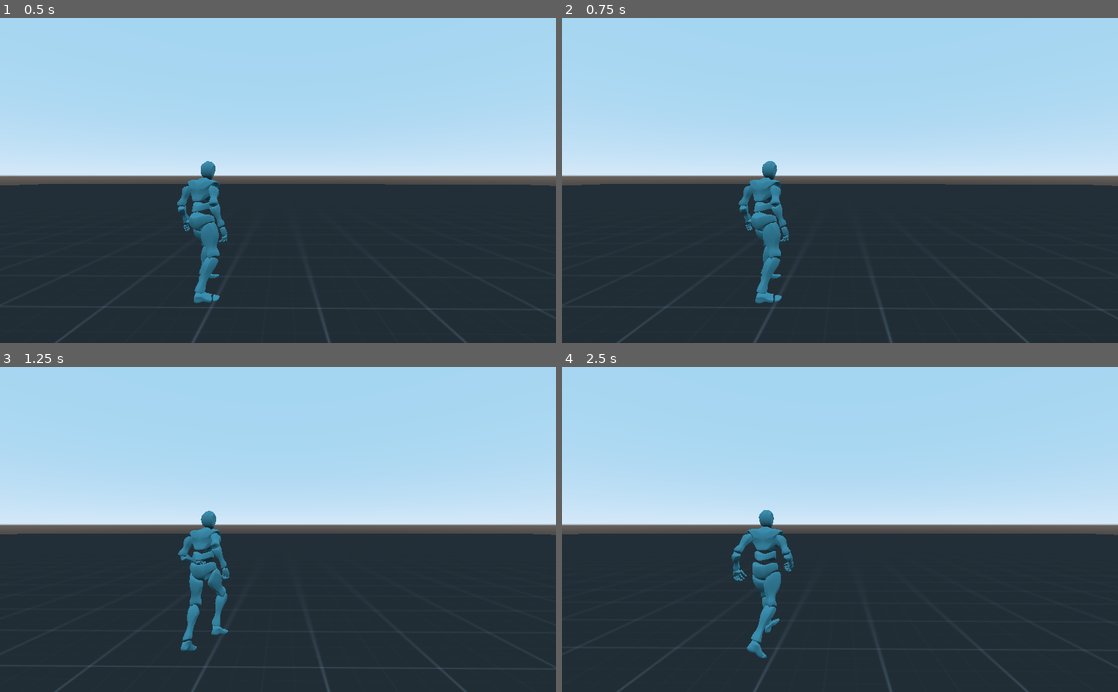
Above: before the commit, frames 1-4 (two rows, left to right).
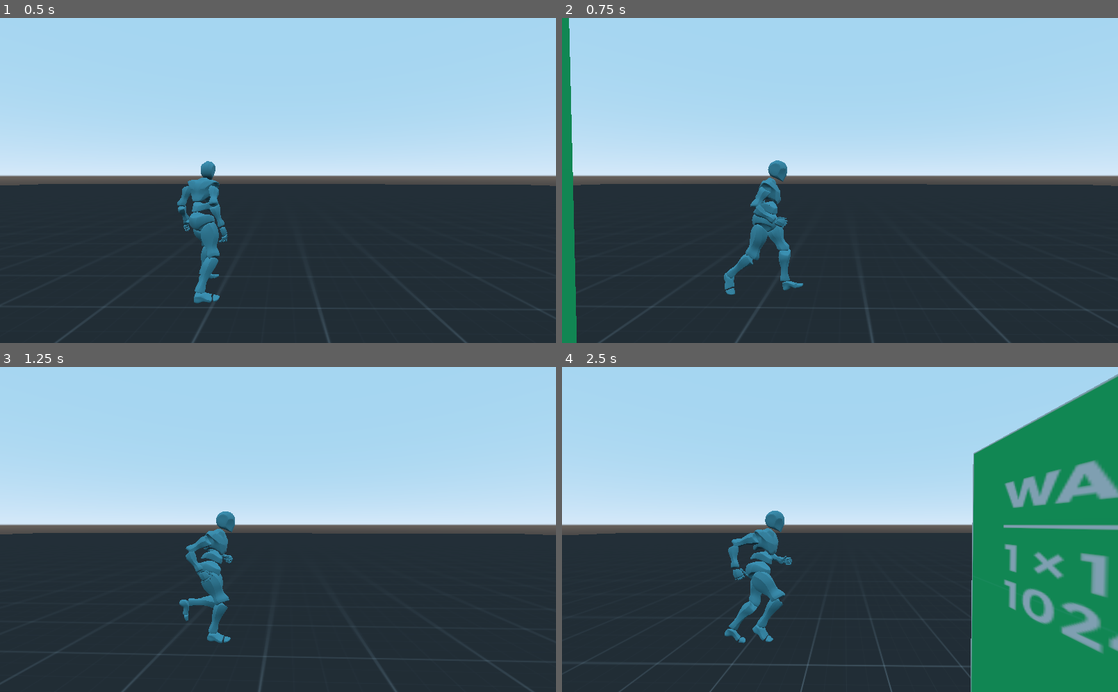
Above: after the commit, the same moments.

Repository: Nayandin77/tps_template
Game: Godot game, scene res://scenes/Main.tscn
Two runs of this game, one before a commit and one after it. Both use one fixed random seed, a clock stepped at 60 frames per second and the inputs below.
Inputs (mouse positions are in pixels of both pictures, inside the frame that each line leads up to):
- Up to frame 1 (0.5 s): no input
- Up to frame 2 (0.75 s): tap Enter at 0.5 s; move the mouse to (962, 164) at 0.52 s; hold D (right, bound only after the commit) from 0.53 s (still down); hold Shift (sprint, bound only after the commit) from 0.53 s (still down); click (962, 164) at 0.67 s
- Up to frame 3 (1.25 s): keep holding D (right, bound only after the commit); keep holding Shift (sprint, bound only after the commit); tap Space (ui_select) at 0.77, 0.8, 1.07 s
- Up to frame 4 (2.5 s): release D (right, bound only after the commit) at 1.25 s; release Shift (sprint, bound only after the commit) at 1.25 s; drag from (728, 545) to (812, 594) at 1.27 s; move the mouse to (895, 458) at 2.02 s; hold D (right, bound only after the commit) from 2.03 s (still down); hold Shift (sprint, bound only after the commit) from 2.03 s (still down); click (895, 458) at 2.17 s; tap Space (ui_select) at 2.3 s

Frame 1 is identical in both runs. In frame 2, 4.2% of the frame differs, in the area x 0-99%, y 0-100%; in frame 3, 2.2%; in frame 4, 25%, in the area x 0-100%, y 2-100%.

Commit message:
attached player to camera, fixed cmaera view settings, adding control to player

Diff:
--- a/project.godot
+++ b/project.godot
@@ -24,6 +24,44 @@
 run/main_scene="res://scenes/Main.tscn"
 config/icon="res://icon.png"
 
+[input]
+
+forward={
+"deadzone": 0.5,
+"events": [ Object(InputEventKey,"resource_local_to_scene":false,"resource_name":"","device":0,"alt":false,"shift":false,"control":false,"meta":false,"command":false,"pressed":false,"scancode":87,"unicode":0,"echo":false,"script":null)
+ ]
+}
+backward={
+"deadzone": 0.5,
+"events": [ Object(InputEventKey,"resource_local_to_scene":false,"resource_name":"","device":0,"alt":false,"shift":false,"control":false,"meta":false,"command":false,"pressed":false,"scancode":83,"unicode":0,"echo":false,"script":null)
+ ]
+}
+left={
+"deadzone": 0.5,
+"events": [ Object(InputEventKey,"resource_local_to_scene":false,"resource_name":"","device":0,"alt":false,"shift":false,"control":false,"meta":false,"command":false,"pressed":false,"scancode":65,"unicode":0,"echo":false,"script":null)
+ ]
+}
+right={
+"deadzone": 0.5,
+"events": [ Object(InputEventKey,"resource_local_to_scene":false,"resource_name":"","device":0,"alt":false,"shift":false,"control":false,"meta":false,"command":false,"pressed":false,"scancode":68,"unicode":0,"echo":false,"script":null)
+ ]
+}
+jump={
+"deadzone": 0.5,
+"events": [ Object(InputEventKey,"resource_local_to_scene":false,"resource_name":"","device":0,"alt":false,"shift":false,"control":false,"meta":false,"command":false,"pressed":false,"scancode":32,"unicode":0,"echo":false,"script":null)
+ ]
+}
+sprint={
+"deadzone": 0.5,
+"events": [ Object(InputEventKey,"resource_local_to_scene":false,"resource_name":"","device":0,"alt":false,"shift":false,"control":false,"meta":false,"command":false,"pressed":false,"scancode":16777237,"unicode":0,"echo":false,"script":null)
+ ]
+}
+click={
+"deadzone": 0.5,
+"events": [ Object(InputEventMouseButton,"resource_local_to_scene":false,"resource_name":"","device":0,"alt":false,"shift":false,"control":false,"meta":false,"command":false,"button_mask":0,"position":Vector2( 0, 0 ),"global_position":Vector2( 0, 0 ),"factor":1.0,"button_index":1,"pressed":false,"doubleclick":false,"script":null)
+ ]
+}
+
 [rendering]
 
 environment/default_environment="res://default_env.tres"
--- a/scenes/Main.tscn
+++ b/scenes/Main.tscn
@@ -77,6 +77,7 @@
 
 [node name="KinematicBody" parent="." instance=ExtResource( 3 )]
 transform = Transform( 1, 0, 0, 0, 1, 0, 0, 0, 1, 0, 0.263888, 3.8165 )
+camera = NodePath("../Camera")
 
 [node name="Camera" type="Camera" parent="."]
 transform = Transform( -1, 1.11444e-07, -3.06191e-07, -7.53194e-08, 0.835184, 0.549971, 3.17017e-07, 0.549971, -0.835184, -0.344731, 2.38547, 1.59845 )
--- a/scenes/Player.tscn
+++ b/scenes/Player.tscn
@@ -6,14 +6,14 @@
 [sub_resource type="AnimationNodeAnimation" id=1]
 animation = "Idle-loop"
 
-[sub_resource type="AnimationNodeAnimation" id=2]
-animation = "Jump-loop"
+[sub_resource type="AnimationNodeAnimation" id=4]
+animation = "Running-loop"
 
 [sub_resource type="AnimationNodeAnimation" id=3]
 animation = "Running Jump-loop"
 
-[sub_resource type="AnimationNodeAnimation" id=4]
-animation = "Running-loop"
+[sub_resource type="AnimationNodeAnimation" id=2]
+animation = "Jump-loop"
 
 [sub_resource type="AnimationNodeAnimation" id=5]
 animation = "Standard Walk-loop"
@@ -36,19 +36,38 @@
 [sub_resource type="AnimationNodeStateMachineTransition" id=11]
 xfade_time = 0.3
 
+[sub_resource type="AnimationNodeStateMachineTransition" id=15]
+advance_condition = "jump"
+xfade_time = 0.2
+
+[sub_resource type="AnimationNodeStateMachineTransition" id=16]
+switch_mode = 2
+auto_advance = true
+xfade_time = 0.3
+
+[sub_resource type="AnimationNodeStateMachineTransition" id=17]
+advance_condition = "jump"
+xfade_time = 0.2
+
+[sub_resource type="AnimationNodeStateMachineTransition" id=18]
+switch_mode = 2
+auto_advance = true
+xfade_time = 0.3
+
 [sub_resource type="AnimationNodeStateMachine" id=12]
 states/Idle/node = SubResource( 1 )
 states/Idle/position = Vector2( 97, 64 )
-states/Jump-loop/node = SubResource( 2 )
-states/Jump-loop/position = Vector2( 915, 264 )
 states/Running/node = SubResource( 4 )
 states/Running/position = Vector2( 425, 64 )
-"states/Running Jump-loop/node" = SubResource( 3 )
-"states/Running Jump-loop/position" = Vector2( 941, 200 )
+states/RunningJump/node = SubResource( 3 )
+states/RunningJump/position = Vector2( 655, 64 )
+states/StandingJump/node = SubResource( 2 )
+states/StandingJump/position = Vector2( 50, 213 )
 states/Walking/node = SubResource( 5 )
 states/Walking/position = Vector2( 251, 273 )
-transitions = [ "Idle", "Walking", SubResource( 6 ), "Walkin …(144 unchanged characters)…  ), "Running", "Idle", SubResource( 11 ) ]
+transitions = [ "Idle", "Walking", SubResource( 6 ), "Walkin …(144 unchanged characters)…  ), "Running", "Idle", SubResource( 11 ), "Running", "RunningJump", SubResource( 15 ), "RunningJump", "Running", SubResource( 16 ), "Idle", "StandingJump", SubResource( 17 ), "StandingJump", "Idle", SubResource( 18 ) ]
 start_node = "Idle"
+graph_offset = Vector2( -88, 12 )
 
 [sub_resource type="AnimationNodeStateMachinePlayback" id=13]
 
@@ -67,6 +86,7 @@
 active = true
 root_motion_track = NodePath("Armature/Skeleton:root_motion")
 parameters/playback = SubResource( 13 )
+parameters/conditions/jump = false
 
 [node name="CollisionShape" type="CollisionShape" parent="."]
 transform = Transform( 1, 0, 0, 0, -1.62921e-07, -1, 0, 1, -1.62921e-07, 0, 0.865813, 0 )
--- a/scripts/Camera.gd
+++ b/scripts/Camera.gd
@@ -3,8 +3,9 @@
 export(NodePath) onready var target = get_node(target)
 
 export(Resource) var setup
+
+var _last_pos
 var _pressed := false
-var _last_pos
 
 func _ready():
 	if setup.target_offset == Vector3.ZERO:
@@ -28,13 +29,17 @@
 	self.look_at(look_at, Vector3.UP)
 
 func _unhandled_input(event):
-	if event is InputEventMouseButton and event.pressed == true:
-		if _pressed == false:
-			_pressed = true
-			_last_pos = event.position
-	if event is InputEventMouseButton and event.pressed == false:
-		_pressed = false
-	if event is InputEventScreenDrag and _pressed == true:
+	if event is InputEventMouseButton:
+		if event.button_index == BUTTON_LEFT and event.pressed == true:
+			if _pressed == false:
+				_pressed = true
+				_last_pos = event.position
+				print("true", event)
+	if event is InputEventMouseButton:
+		if event.button_index == BUTTON_LEFT and event.pressed == false:
+			_pressed = false
+			print("false", event)
+	if event is InputEventMouseMotion and _pressed == true:
 		var diff : Vector2 = _last_pos - event.position
 		diff = diff / 100.0
 		setup.rotation.y += diff.x
--- a/scripts/player_control.gd
+++ b/scripts/player_control.gd
@@ -1,10 +1,13 @@
 extends KinematicBody
 
 export(NodePath) var animationtree
+export(NodePath) onready var camera = get_node(camera)
 
 onready var _anim_tree = get_node(animationtree)
 var gravity = Vector3.ZERO
 
+var _last_pos
+var _pressed : bool = false
 
 func _physics_process(delta):
 	var root_motion : Transform = _anim_tree.get_root_motion_transform()
@@ -17,9 +20,33 @@
 
 	v += gravity
 
-	if Input.is_action_pressed("ui_select"):
-		_anim_tree["parameters/playback"].travel("Running")
+	var dir : Vector3 = Vector3.ZERO
+
+	if Input.is_action_pressed("forward"):
+		dir.z += 1.0
+	if Input.is_action_pressed("backward"):
+		dir.z -= 1.0
+	if Input.is_action_pressed("left"):
+		dir.x += 1.0
+	if Input.is_action_pressed("right"):
+		dir.x -= 1.0
+
+	if dir.length_squared() > 0.01:
+		dir = dir.rotated(Vector3.UP, camera.setup.rotation.y)
+
+		var player_heading_2d := Vector2(self.transform.basis.z.x, self.transform.basis.z.z)
+		var desired_heading_2d := Vector2(dir.x, dir.z)
+
+		var phi : float = desired_heading_2d.angle_to(player_heading_2d)
+		self.rotation.y += phi
+		v = v.rotated(Vector3.UP, self.rotation.y)
+		if Input.is_action_pressed("sprint"):
+			_anim_tree["parameters/playback"].travel("Running")
+		else:
+			_anim_tree["parameters/playback"].travel("Walking")
 	else:
 		_anim_tree["parameters/playback"].travel("Idle")
+		v = v.rotated(Vector3.UP, self.rotation.y)
+
 
 	move_and_slide(v, Vector3.UP)
Not shown: 1 places in scenes/Player.tscn that only renumber resources
